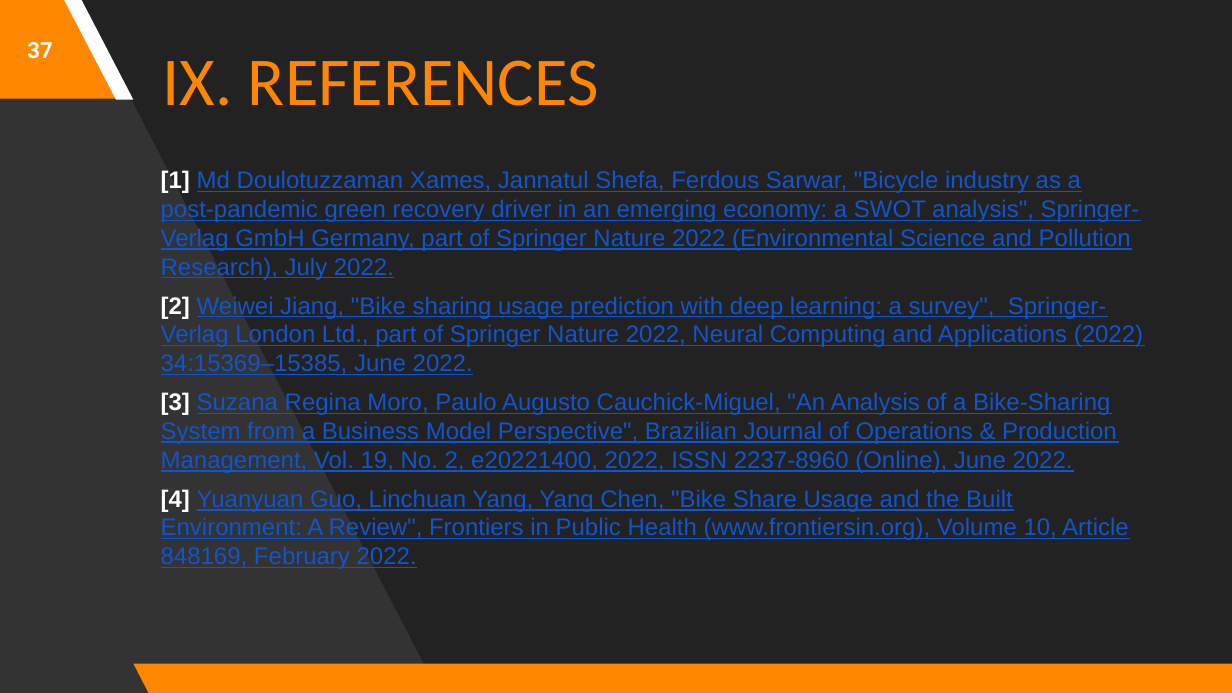
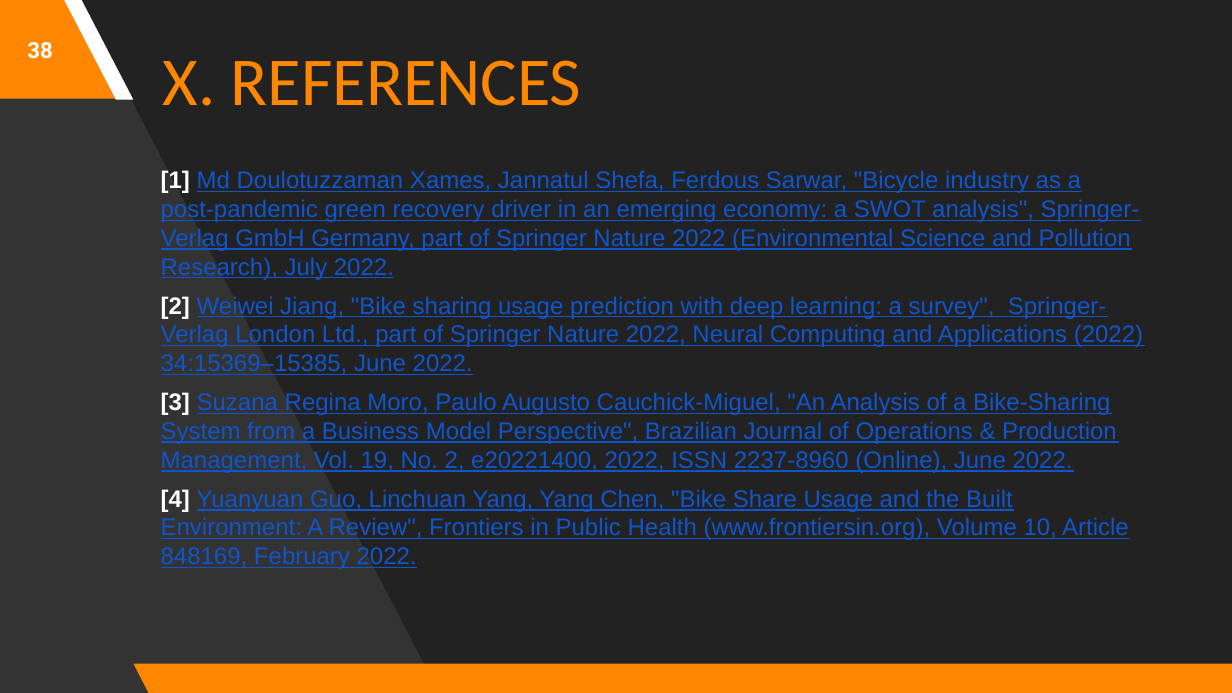
Before and after one commit to astrodestroyergithub/Divvy-Bike-Share, a slide deck: slide 38 of PPTS/19BCE1156_Tamojit_Roy_Capstone_Project_B.Tech_CSE_2019-23_Review-1.pptx (slide 37 before the commit). Drawn at 1232x693 pixels with LibreOffice and Linux fonts; fonts in the diff are those of the drawing. Boxes give left, top, right and bottom in pixels: in the first picture for what was removed or moved away, otherwise in the second. Text is boxed around its words. In the diff, an @@ line names an element or a change of style, - is before the commit and + after.

```diff
--- a/PPTS/19BCE1156_Tamojit_Roy_Capstone_Project_B.Tech_CSE_2019-23_Review-1.pptx
+++ b/PPTS/19BCE1156_Tamojit_Roy_Capstone_Project_B.Tech_CSE_2019-23_Review-1.pptx
@@ page number at (27,42,52,59): text changed @@
-37
+38
@@ title at (163,60,582,106): text changed @@
-IX. REFERENCES
+X. REFERENCES
```
Also in this commit, not shown: 5 other slides changed, 1 slide added, 1 slide removed, 1 other file.
